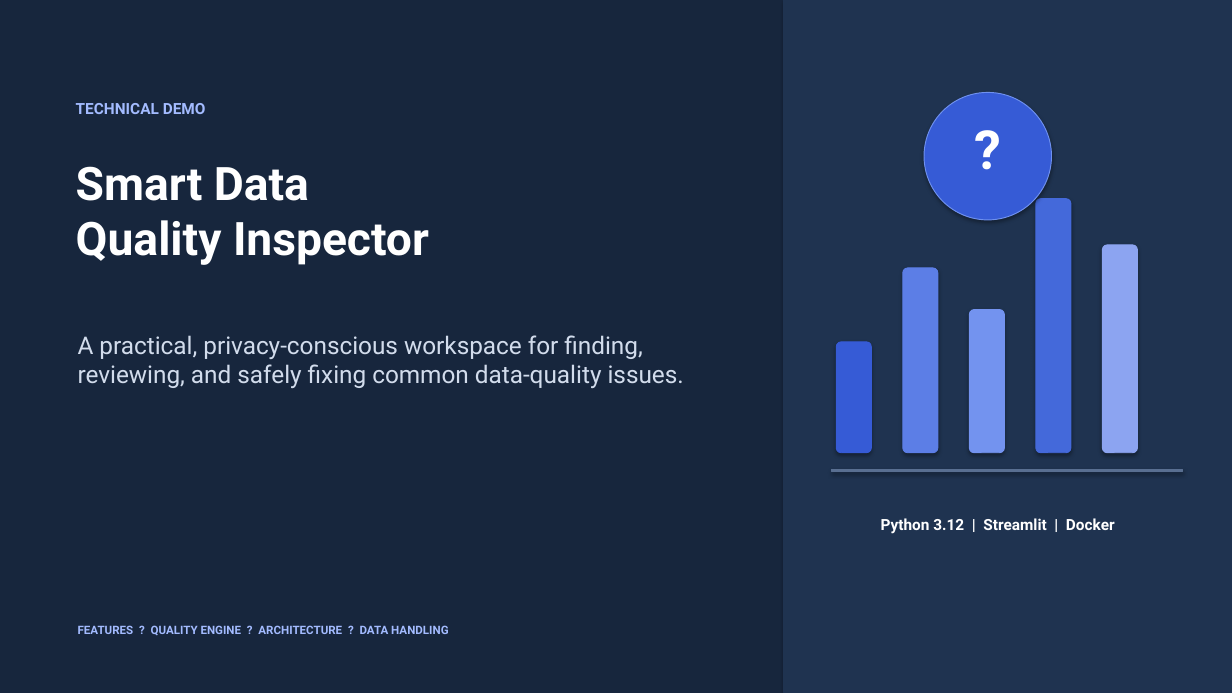
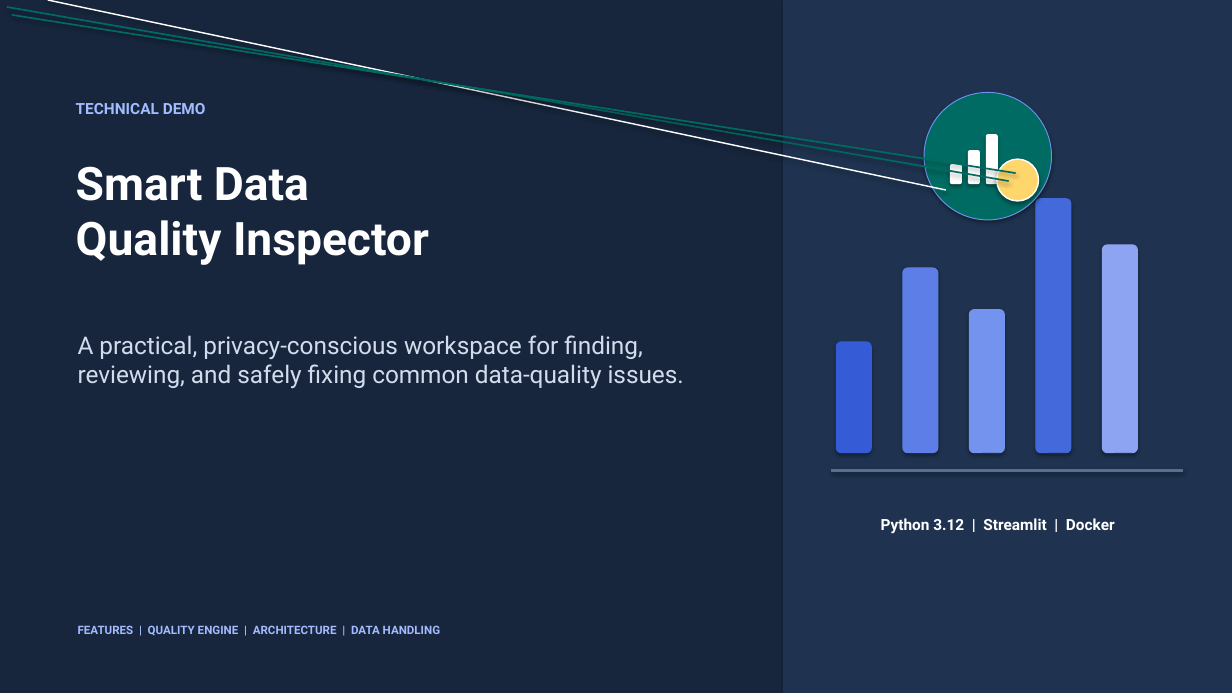
Before and after one commit to sajidjfastian-dev/smart-data-quality-inspector, a slide deck: slide 1 of Smart_Data_Quality_Inspector_Technical_Demo.pptx. Drawn at 1232x693 pixels with LibreOffice and Linux fonts; fonts in the diff are those of the drawing. Boxes give left, top, right and bottom in pixels: in the first picture for what was removed or moved away, otherwise in the second. Text is boxed around its words. In the diff, an @@ line names an element or a change of style, - is before the commit and + after.

```diff
--- a/Smart_Data_Quality_Inspector_Technical_Demo.pptx
+++ b/Smart_Data_Quality_Inspector_Technical_Demo.pptx
@@ line added from (1009, 181) to (7, 7), #006B62 1.3 pt @@
@@ line added from (1016, 173) to (12, 15), #006B62 1.3 pt @@
@@ line added from (946, 190) to (48, 0), #FFFFFF 1.1 pt @@
@@ ellipse at (x1=924, y1=92, x2=1052, y2=220): fill #365BD6 to #006B62 @@
@@ text removed at (x1=924, y1=104, x2=1052, y2=192) @@
-?
@@ rounded rectangle added at (x1=986, y1=134, x2=998, y2=184), fill #FFFFFF @@
@@ rounded rectangle added at (x1=950, y1=165, x2=962, y2=185), fill #FFFFFF @@
@@ rounded rectangle added at (x1=968, y1=151, x2=980, y2=185), fill #FFFFFF @@
@@ ellipse added at (x1=997, y1=159, x2=1039, y2=201), fill #FFD66B, outline #FFFFFF 1.1 pt @@
@@ text at (x1=78, y1=625, x2=440, y2=635): text changed @@
-FEATURES ? QUALITY ENGINE ? ARCHITECTURE ? DATA HANDLING
+FEATURES | QUALITY ENGINE | ARCHITECTURE | DATA HANDLING
```
Also in this commit, not shown: 8 other slides changed, 7 other files.
